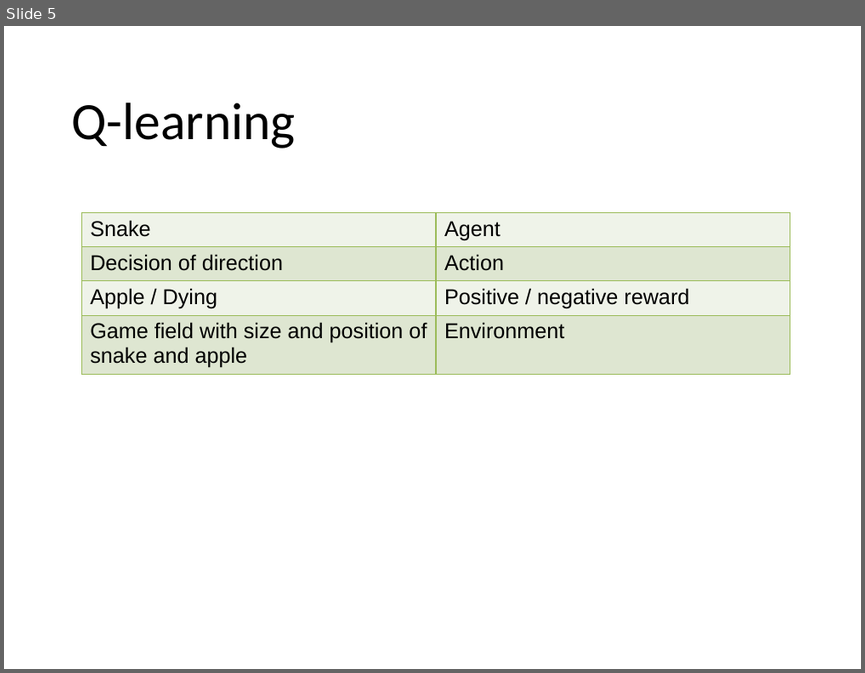
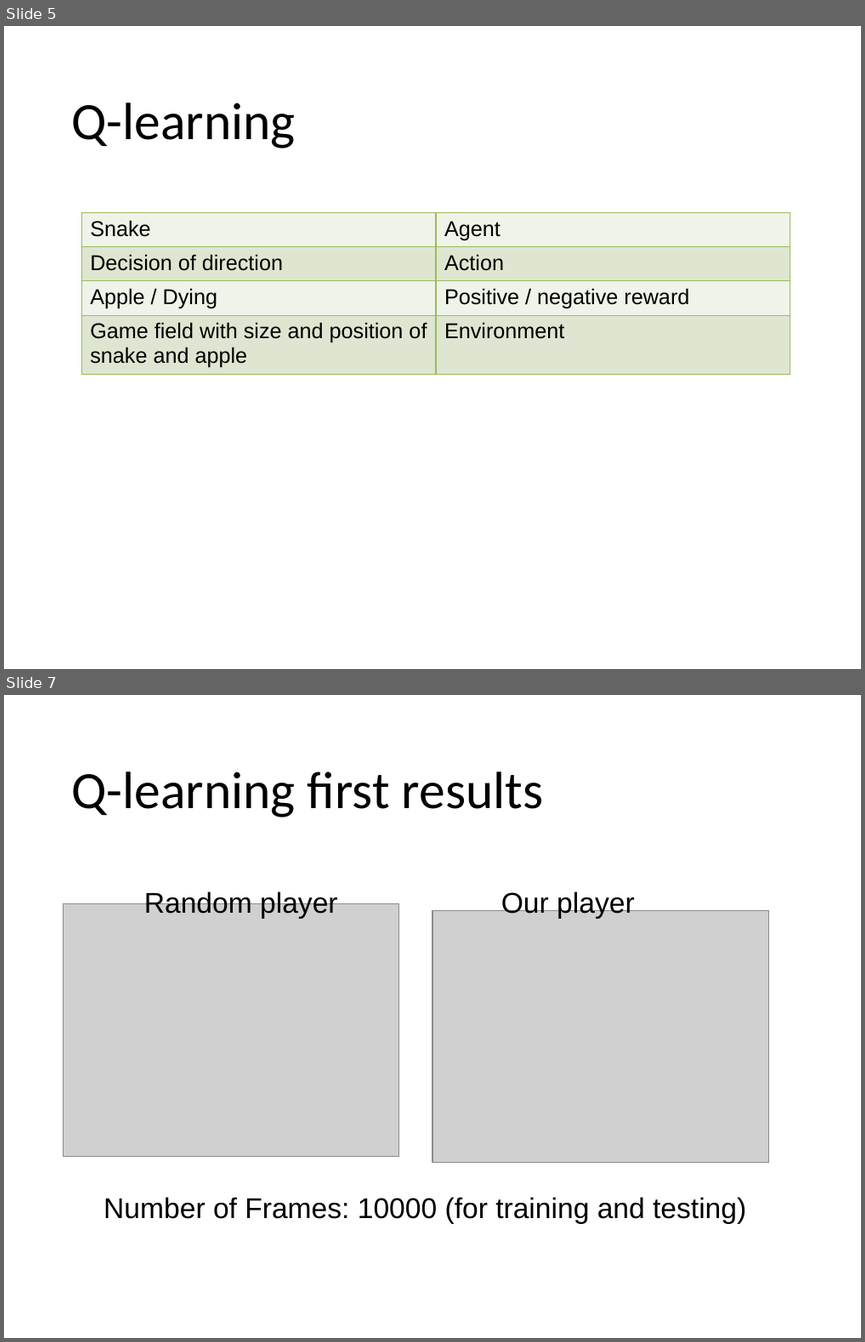
Before and after one commit to antonbulat/SnakeProject, a slide deck: Abgabe_09/Snake_overview.pptx. Shown one above the other, each under a label of ours: slide 5 before the commit, slides 5 and 7 after it; the slides between them are not shown. The pictures are 865x673 and 865x1342 pixels, drawn with LibreOffice and Linux fonts; fonts in the diff are those of the drawing; grey boxes stand for pictures. Boxes give left, top, right and bottom in pixels: in the first picture for what was removed or moved away, otherwise in the second. Text is boxed around its words. In the diff, an @@ line names an element or a change of style, - is before the commit and + after.

```diff
--- a/Abgabe_09/Snake_overview.pptx
+++ b/Abgabe_09/Snake_overview.pptx
@@ slide 7 added at bbox=[4, 695, 861, 1338], background #FFFFFF @@
@@ text added at bbox=[71, 771, 544, 817], 44 pt, text #000000 @@
+Q-learning first results
@@ text added at bbox=[144, 890, 338, 919], 24 pt, text #000000 @@
+Random player
@@ text added at bbox=[501, 890, 635, 919], 24 pt, text #000000 @@
+Our player
@@ picture added at bbox=[64, 903, 399, 1155] @@
@@ picture added at bbox=[432, 910, 768, 1162] @@
@@ text added at bbox=[103, 1197, 746, 1224], 24 pt, text #000000 @@
+Number of Frames: 10000 (for training and testing)
```
Also in this commit, not shown: 1 slide changed, 4 other slides added.
